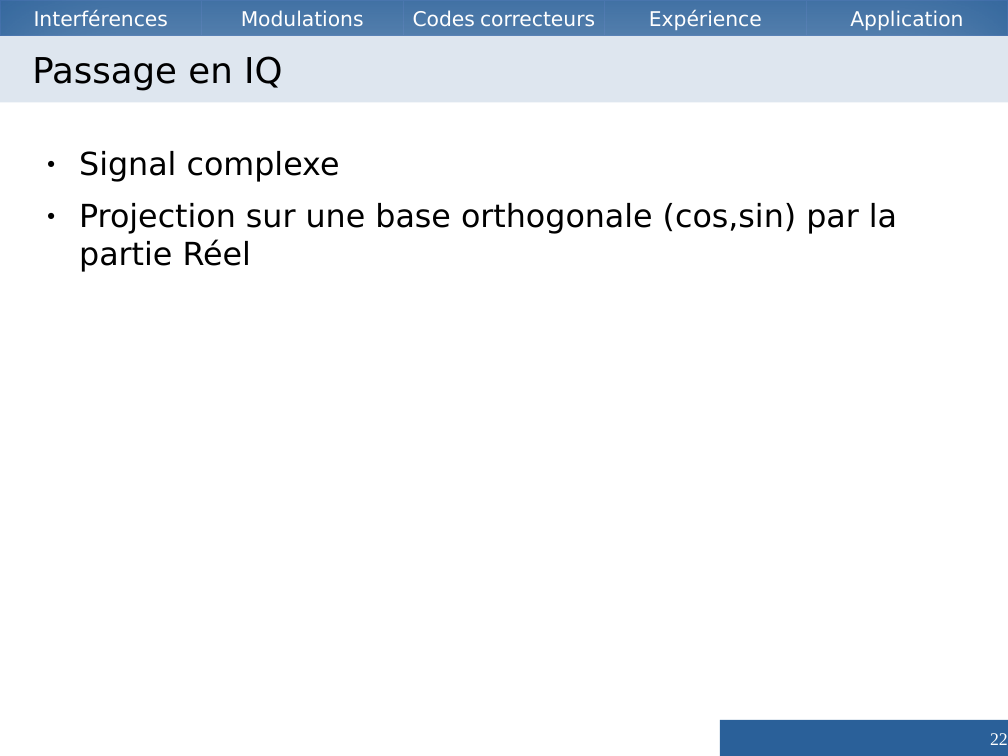
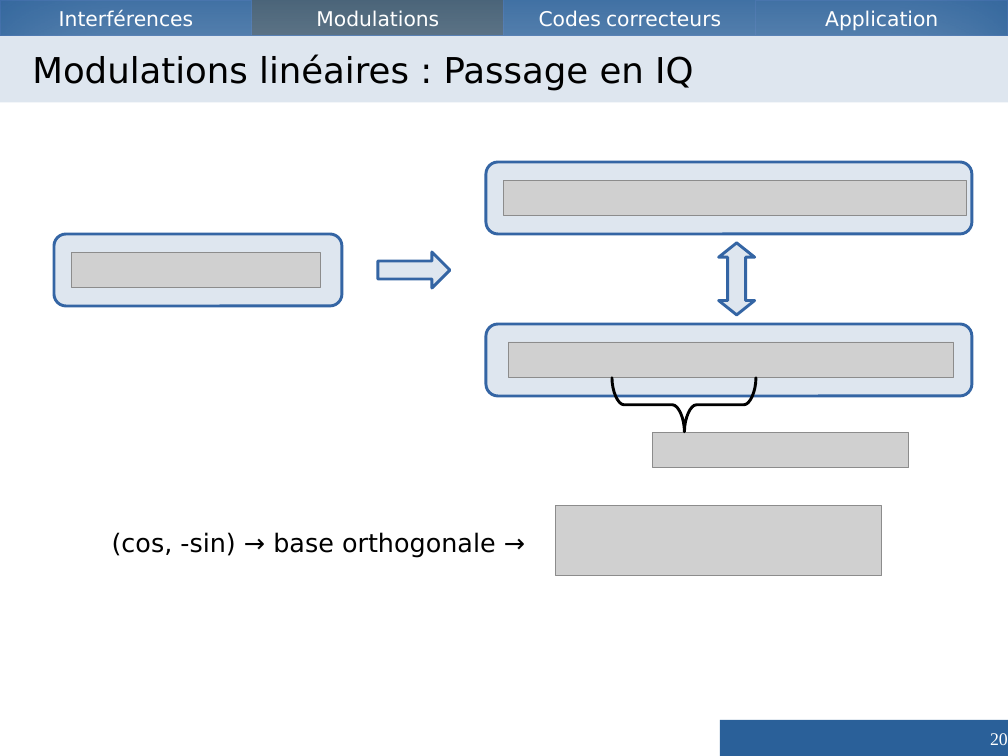
Before and after one commit to Vzrod/tipe, a slide deck: slide 20 of TIPE.odp (slide 22 before the commit). Drawn at 1008x756 pixels with LibreOffice and Linux fonts; fonts in the diff are those of the drawing; grey boxes stand for pictures. Boxes give left, top, right and bottom in pixels: in the first picture for what was removed or moved away, otherwise in the second. Text is boxed around its words. In the diff, an @@ line names an element or a change of style, - is before the commit and + after.

```diff
--- a/TIPE.odp
+++ b/TIPE.odp
@@ rectangle "Interférences": place and size @@
-rectangle "Interférences" at bbox=[0, 0, 201, 36]
+rectangle "Interférences" at bbox=[0, 0, 252, 36]
@@ rectangle "Modulations": place and size @@
-rectangle "Modulations" at bbox=[201, 0, 402, 36]
+rectangle "Modulations" at bbox=[252, 0, 505, 36]
@@ rectangle "Modulations" at bbox=[252, 0, 505, 36]: fill #2A6099 to #355269 @@
@@ rectangle "Codes correcteurs": place and size @@
-rectangle "Codes correcteurs" at bbox=[403, 0, 605, 36]
+rectangle "Codes correcteurs" at bbox=[504, 0, 756, 36]
@@ rectangle removed at bbox=[605, 0, 806, 36] @@
-Expérience
@@ rectangle "Application": place and size @@
-rectangle "Application" at bbox=[807, 0, 1008, 36]
+rectangle "Application" at bbox=[756, 0, 1008, 36]
@@ title at bbox=[32, 54, 693, 90]: text changed @@
-Passage en IQ
+Modulations linéaires : Passage en IQ
@@ text removed at bbox=[79, 151, 897, 272] @@
-● Signal complexe
-● Projection sur une base orthogonale (cos,sin) par la partie Réel
@@ rounded rectangle added at bbox=[486, 162, 971, 234], fill #DEE6EF, outline #3465A4 2.3 pt @@
@@ picture added at bbox=[504, 180, 966, 216] @@
@@ rounded rectangle added at bbox=[54, 234, 342, 306], fill #DEE6EF, outline #3465A4 2.3 pt @@
@@ picture added at bbox=[72, 252, 321, 288] @@
@@ down arrow added at bbox=[378, 252, 450, 288], fill #DEE6EF, outline #3465A4 2.3 pt @@
@@ left right arrow added at bbox=[719, 242, 755, 315], fill #DEE6EF, outline #3465A4 2.3 pt @@
@@ rounded rectangle added at bbox=[486, 324, 971, 396], fill #DEE6EF, outline #3465A4 2.3 pt @@
@@ picture added at bbox=[509, 342, 954, 378] @@
@@ freeform shape added at bbox=[613, 378, 756, 432], outline #000000 2.3 pt @@
@@ picture added at bbox=[653, 433, 909, 468] @@
@@ picture added at bbox=[555, 506, 882, 576] @@
@@ text added at bbox=[112, 532, 496, 558], 20 pt, text #000000 @@
+(cos, -sin) → base orthogonale →
@@ page number at bbox=[990, 733, 1008, 745]: text changed @@
-22
+20
```
Also in this commit, not shown: 36 other slides changed, 13 slides added, 16 slides removed, 3 other files.
